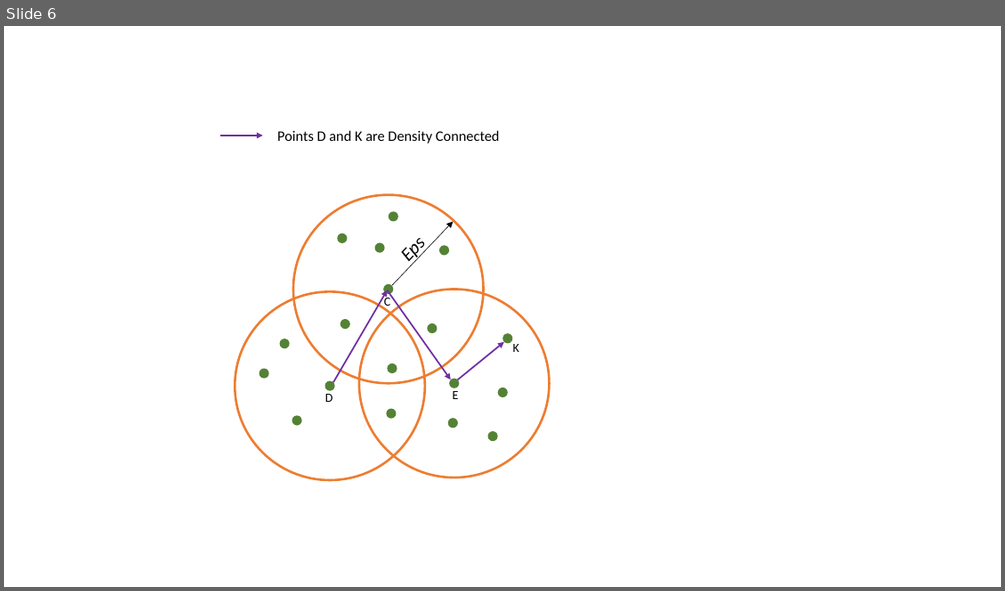
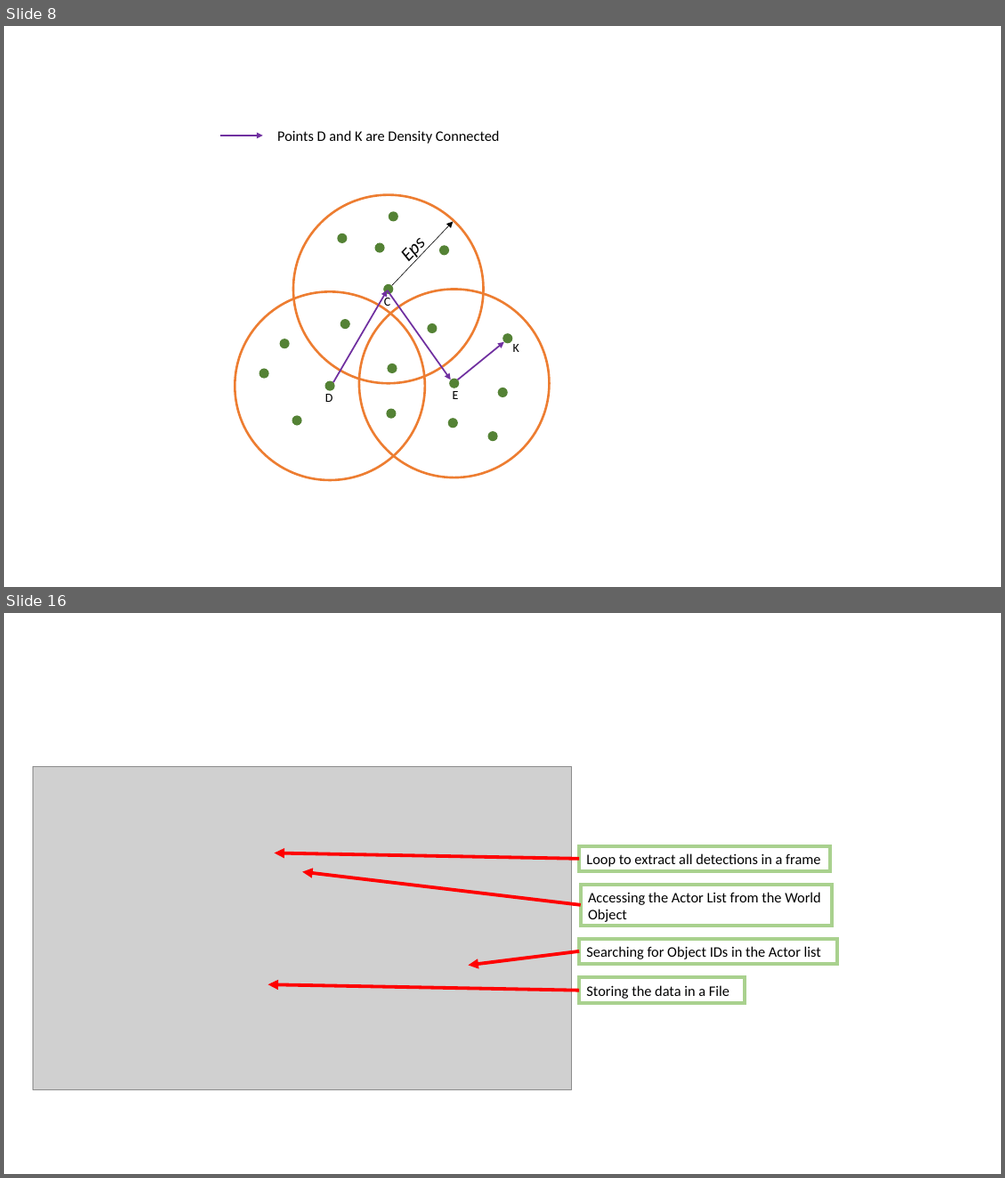
Before and after one commit to Frederick005/Research_Thesis, a slide deck: Report/diagrams.pptx. Shown one above the other, each under a label of ours: slide 6 before the commit, slides 8 and 16 after it; the slides between them are not shown. The pictures are 1005x591 and 1005x1178 pixels, drawn with LibreOffice and Linux fonts; fonts in the diff are those of the drawing; grey boxes stand for pictures. Boxes give left, top, right and bottom in pixels: in the first picture for what was removed or moved away, otherwise in the second. Text is boxed around its words. In the diff, an @@ line names an element or a change of style, - is before the commit and + after.

```diff
--- a/Report/diagrams.pptx
+++ b/Report/diagrams.pptx
@@ slide 16 added at (x1=4, y1=613, x2=1001, y2=1174), background #FFFFFF @@
@@ picture added at (x1=33, y1=766, x2=573, y2=1089) @@
@@ rectangle added at (x1=579, y1=846, x2=830, y2=872), outline #A9D18E 3.5 pt @@
@@ arrow added from (579, 859) to (274, 853), #FF0000 3.25 pt @@
@@ arrow added from (581, 905) to (302, 872), #FF0000 3.25 pt @@
@@ text added at (x1=586, y1=853, x2=820, y2=867), 14 pt, text #000000 @@
+Loop to extract all detections in a frame
@@ rectangle added at (x1=581, y1=884, x2=832, y2=925), outline #A9D18E 3.5 pt @@
@@ text added at (x1=588, y1=892, x2=821, y2=922), 14 pt, text #000000 @@
+Accessing the Actor List from the World Object
@@ arrow added from (579, 951) to (469, 965), #FF0000 3.25 pt @@
@@ rectangle added at (x1=579, y1=938, x2=837, y2=964), outline #A9D18E 3.5 pt @@
@@ text added at (x1=586, y1=946, x2=821, y2=959), 14 pt, text #000000 @@
+Searching for Object IDs in the Actor list
@@ arrow added from (579, 989) to (268, 985), #FF0000 3.25 pt @@
@@ rectangle added at (x1=579, y1=977, x2=744, y2=1004), outline #A9D18E 3.5 pt @@
@@ text added at (x1=586, y1=985, x2=729, y2=998), 14 pt, text #000000 @@
+Storing the data in a File
@@ what was slide 6 is now slide 8 @@
```
Also in this commit, not shown: 10 other slides added, 2 other files.
